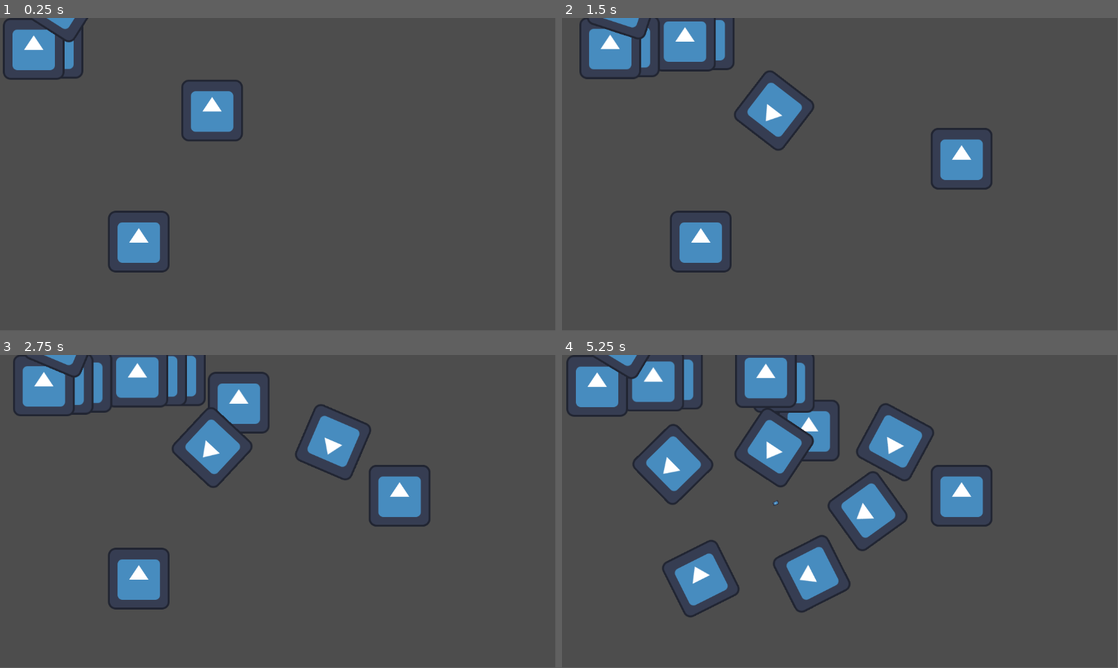
Above: before the commit, frames 1-4 (two rows, left to right).
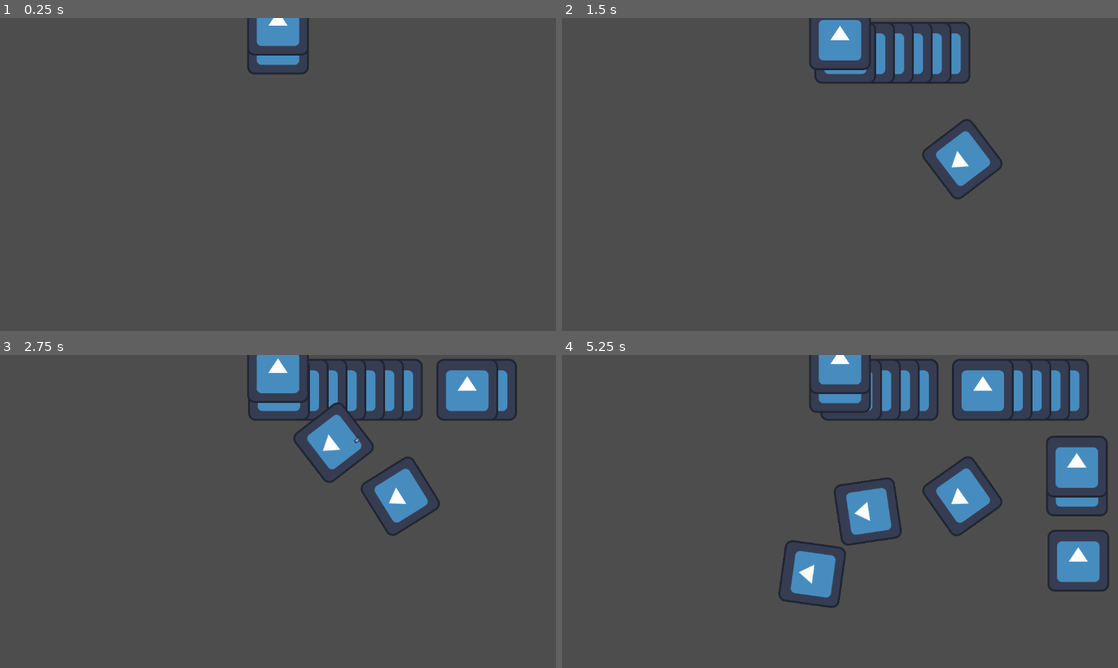
Above: after the commit, the same moments.

Repository: wickidie/SpinTD
Game: Godot game, scene res://cricle_map.tscn
Two runs of this game, one before a commit and one after it. Both use one fixed random seed, a clock stepped at 60 frames per second and the inputs below. The engine's default icon, where the game draws it, is replaced by a stand-in: a white triangle on a blue panel in a dark square.
Inputs (mouse positions are in pixels of both pictures, inside the frame that each line leads up to):
- Up to frame 1 (0.25 s): no input
- Up to frame 2 (1.5 s): tap Enter at 0.5 s; move the mouse to (962, 158) at 0.52 s; hold 1 (1) 0.53-1.28 s; click (962, 158) at 0.8 s; move the mouse to (728, 190) at 1.27 s; click (728, 190) at 1.35 s
- Up to frame 3 (2.75 s): right-click (166, 527) at 1.55 s; move the mouse to (333, 442) at 2.02 s; hold Right mouse button (RMB) from 2.03 s (still down); tap 1 (1) at 2.3 s
- Up to frame 4 (5.25 s): move the mouse to (812, 574) at 2.77 s; release Right mouse button (RMB) at 2.78 s; tap 1 (1) at 2.85, 4.55 s; click (812, 574) at 3.05 s; move the mouse to (1006, 558) at 3.52 s; press the mouse at (1006, 558) at 3.53 s; right-click (1006, 558) at 3.8 s; move the mouse to (673, 464) at 4.27 s; release the mouse at (673, 464) at 4.28 s; right-click (673, 464) at 4.35 s; move the mouse to (867, 511) at 5.02 s; hold 1 (1) from 5.03 s (still down)
In our replay, the window is 799x449 before the commit and 800x450 after it. These sizes can differ from the game's own. Grey fills any space a smaller window leaves; there, only what the larger window draws over its background counts as a difference.

The runs differ from the first frame. In frame 1, 5.4% of the frame differs, in the area x 0-56%, y 0-82%; in frame 2, 9.7%; in frame 3, 14%; in frame 4, 21%, in the area x 0-99%, y 0-84%.

Commit message:
building check

Diff:
--- a/cricle_map.tscn
+++ b/cricle_map.tscn
@@ -1,14 +1,13 @@
-[gd_scene load_steps=5 format=3 uid="uid://ghrc36g4j2by"]
+[gd_scene load_steps=4 format=3 uid="uid://ghrc36g4j2by"]
 
 [ext_resource type="Script" path="res://cricle_map.gd" id="1_wa886"]
 [ext_resource type="PackedScene" uid="uid://dnoc8l6gk82ee" path="res://player/player.tscn" id="2_g4qoe"]
-[ext_resource type="PackedScene" uid="uid://gah0tyr0hid2" path="res://tower/test_tower.tscn" id="2_uq53e"]
 
-[sub_resource type="Curve2D" id="Curve2D_uvndy"]
+[sub_resource type="Curve2D" id="Curve2D_yqjoy"]
 _data = {
-"points": PackedVector2Array(-70.9282, -2.67117, 70.9282, 2.67117, -168, -200, -46.0209, -62.8579, 46.0209, 62.8579, 248, -193, 55.0006, -41.5311, -55.0006, 41.5311, 248, 83, 23.5717, 70.7151, -23.5717, -70.7151, -206, 78, -76.5704, -110.246, 76.5704, 110.246, 128, -72)
+"points": PackedVector2Array(0, 0, 0, 0, -40, -280, 0, 0, 0, 0, -40, -216, 0, 0, 0, 0, 448, -216, 0, 0, 0, 0, 456, 280, 0, 0, 0, 0, -504, 288, 0, 0, 0, 0, -504, -216, 0, 0, 0, 0, -48, -208, 0, 0, 0, 0, -48, 24)
 }
-point_count = 5
+point_count = 8
 
 [node name="CricleMap" type="Node2D"]
 script = ExtResource("1_wa886")
@@ -16,17 +15,5 @@
 [node name="Player" parent="." instance=ExtResource("2_g4qoe")]
 
 [node name="MapPath" type="Path2D" parent="."]
-position = Vector2(232, 264)
-curve = SubResource("Curve2D_uvndy")
-
-[node name="TestTower" parent="." instance=ExtResource("2_uq53e")]
-position = Vector2(128, -32)
-
-[node name="TestTower2" parent="." instance=ExtResource("2_uq53e")]
-position = Vector2(288, 464)
-
-[node name="TestTower3" parent="." instance=ExtResource("2_uq53e")]
-position = Vector2(440, 192)
-
-[node name="TestTower4" parent="." instance=ExtResource("2_uq53e")]
-position = Vector2(-96, 296)
+position = Vector2(616, 288)
+curve = SubResource("Curve2D_yqjoy")
--- a/enemy/test_enemy.gd
+++ b/enemy/test_enemy.gd
@@ -16,13 +16,17 @@
 	progress += speed
 	#static_body_2d.position = global_position
 	if (progress_ratio == 1):
-		print(self, " Finish")
+		#print(self, " Finish")
 		queue_free()
 		return
 	pass
 
+func destroy():
+	#print(self, " Dead")
+	queue_free()
+
 func _on_hitbox_area_entered(area: Area2D) -> void:
-	if (area.is_in_group("TowerProjectile")):
-		print(self, " Dead")
-		queue_free()
+	#if (area.is_in_group("TowerProjectile")):
+		#print(self, " Dead")
+		#queue_free()
 	pass # Replace with function body.
--- a/player/player.gd
+++ b/player/player.gd
@@ -4,13 +4,38 @@
 
 signal building_prepared
 
+var building
+var is_building: bool = false
+
+func _process(delta):
+	if (is_building):
+		show_build()
+
+func show_build():
+	building.position = get_global_mouse_position()
+
 func build():
-	var building = TEST_TOWER.instantiate()
-	get_parent().add_child(building)
 	building.position = get_global_mouse_position()
+
+func cancel_build():
+	building.queue_free()
 
 func _unhandled_key_input(event: InputEvent) -> void:
 	if (Input.is_action_pressed("1")):
-		print("1")
+		if (not building):
+			building = TEST_TOWER.instantiate()
+			get_parent().add_child(building)
+		is_building = true
+
+	pass
+
+func _unhandled_input(event):
+	if (event.is_action_pressed("LMB") and is_building and building.can_build_here):
 		build()
+		is_building = false
+		building = null
+	elif (event.is_action_pressed("RMB") and is_building):
+		cancel_build()
+		is_building = false
+		building = null
 	pass
--- a/project.godot
+++ b/project.godot
@@ -14,6 +14,10 @@
 run/main_scene="res://cricle_map.tscn"
 config/features=PackedStringArray("4.2", "Forward Plus")
 config/icon="res://icon.svg"
+
+[display]
+
+window/stretch/mode="viewport"
 
 [input]
 
--- a/tower/test_projectile.gd
+++ b/tower/test_projectile.gd
@@ -3,6 +3,7 @@
 @onready var timer: Timer = $Timer
 var speed: float = 100
 var target: Vector2
+var enemies: Array
 
 func _ready() -> void:
 	timer.wait_time = 1
@@ -18,9 +19,28 @@
 
 func _on_area_2d_area_entered(area: Area2D) -> void:
 	if (area.is_in_group("Enemy")):
+		print("ASDAA")
+		enemies = []
 		queue_free()
+		for enemy in area.get_overlapping_areas():
+			if (enemy.is_in_group("Enemy")):
+				enemies.append(enemy)
+		enemies[0].get_parent().destroy()
+		#print(enemies)
+		#print("\n")
 	pass # Replace with function body.
 
+func _on_area_2d_area_exited(area):
+	if (area.is_in_group("Enemy")):
+		#print("ASDAA")
+		for enemy in area.get_overlapping_areas():
+			if (enemy.is_in_group("Enemy")):
+				enemies.erase(enemy)
+				print(enemy, " Exit")
+	pass # Replace with function body.
+
+
 func _on_timer_timeout() -> void:
+	print("\n")
 	queue_free()
 	pass # Replace with function body.
--- a/tower/test_projectile.tscn
+++ b/tower/test_projectile.tscn
@@ -21,4 +21,5 @@
 [node name="Timer" type="Timer" parent="."]
 
 [connection signal="area_entered" from="Area2D" to="." method="_on_area_2d_area_entered"]
+[connection signal="area_exited" from="Area2D" to="." method="_on_area_2d_area_exited"]
 [connection signal="timeout" from="Timer" to="." method="_on_timer_timeout"]
--- a/tower/test_tower.gd
+++ b/tower/test_tower.gd
@@ -5,9 +5,11 @@
 @onready var TEST_PROJECTILE = preload("res://tower/test_projectile.tscn")
 @onready var marker_2d: Marker2D = $Marker2D
 @onready var timer: Timer = $Timer
+@onready var tower_collision = $TowerArea/TowerCollision
 
 var attack_speed: float = 1
 var can_shoot: bool = false
+var can_build_here: bool = true
 var target_list: Array
 var target_list_progress: Array
 var target: Node2D
@@ -26,17 +28,11 @@
 
 func set_target():
 	if (target_list.size() != 0):
-		#target_list_progress = []
-		#for enemy in target_list:
-			#target_list_progress.append(enemy.progress)
-		#target_first_progress = target_list_progress.max()
-		#target_first = target_list[target_list.find(target_first_progress)]
-		#target = target_first
 		target = target_list[target_list.size() - 1]
 		turn()
 		if (can_shoot):
-			print(target_first_progress)
-			print(target_list.find(target_first_progress))
+			#print(target_first_progress)
+			#print(target_list.find(target_first_progress))
 			shoot()
 	elif (target == null):
 		target = self
@@ -58,11 +54,23 @@
 	pass # Replace with function body.
 
 func _on_range_area_entered(area: Area2D) -> void:
-	target_list.append(area.get_parent())
-
+	if (area.is_in_group("Enemy")):
+		target_list.append(area.get_parent())
 	pass # Replace with function body.
 
+func _on_range_area_exited(area: Area2D) -> void:
+	if (area.is_in_group("Enemy")):
+		target_list.erase(area.get_parent())
+	pass # Replace with function body.
 
-func _on_range_area_exited(area: Area2D) -> void:
-	target_list.erase(area.get_parent())
+func _on_tower_area_area_entered(area):
+	if (area.is_in_group("Tower")):
+		can_build_here = false
+		tower_collision.debug_color = Color(1, 0, 0, 0.5)
 	pass # Replace with function body.
+
+func _on_tower_area_area_exited(area):
+	if (area.is_in_group("Tower")):
+		can_build_here = true
+		tower_collision.debug_color = Color(0, 0.6, 0.7, 0.42)
+	pass # Replace with function body.
--- a/tower/test_tower.tscn
+++ b/tower/test_tower.tscn
@@ -1,10 +1,13 @@
-[gd_scene load_steps=4 format=3 uid="uid://gah0tyr0hid2"]
+[gd_scene load_steps=5 format=3 uid="uid://gah0tyr0hid2"]
 
 [ext_resource type="Script" path="res://tower/test_tower.gd" id="1_7vwvv"]
 [ext_resource type="Texture2D" uid="uid://bsr6j0m6a1m2g" path="res://icon.svg" id="1_t3duc"]
 
 [sub_resource type="CircleShape2D" id="CircleShape2D_ibm4v"]
 radius = 192.167
+
+[sub_resource type="CircleShape2D" id="CircleShape2D_jatt3"]
+radius = 64.0
 
 [node name="TestTower" type="Node2D"]
 script = ExtResource("1_7vwvv")
@@ -13,12 +16,15 @@
 texture = ExtResource("1_t3duc")
 
 [node name="Range" type="Area2D" parent="."]
-monitorable = false
-priority = 2
 
 [node name="CollisionShape2D" type="CollisionShape2D" parent="Range"]
 rotation = -0.000330579
 shape = SubResource("CircleShape2D_ibm4v")
+
+[node name="TowerArea" type="Area2D" parent="." groups=["Tower"]]
+
+[node name="TowerCollision" type="CollisionShape2D" parent="TowerArea"]
+shape = SubResource("CircleShape2D_jatt3")
 
 [node name="RayCast2D" type="RayCast2D" parent="."]
 target_position = Vector2(128, 0)
@@ -30,4 +36,6 @@
 
 [connection signal="area_entered" from="Range" to="." method="_on_range_area_entered"]
 [connection signal="area_exited" from="Range" to="." method="_on_range_area_exited"]
+[connection signal="area_entered" from="TowerArea" to="." method="_on_tower_area_area_entered"]
+[connection signal="area_exited" from="TowerArea" to="." method="_on_tower_area_area_exited"]
 [connection signal="timeout" from="Timer" to="." method="_on_timer_timeout"]
